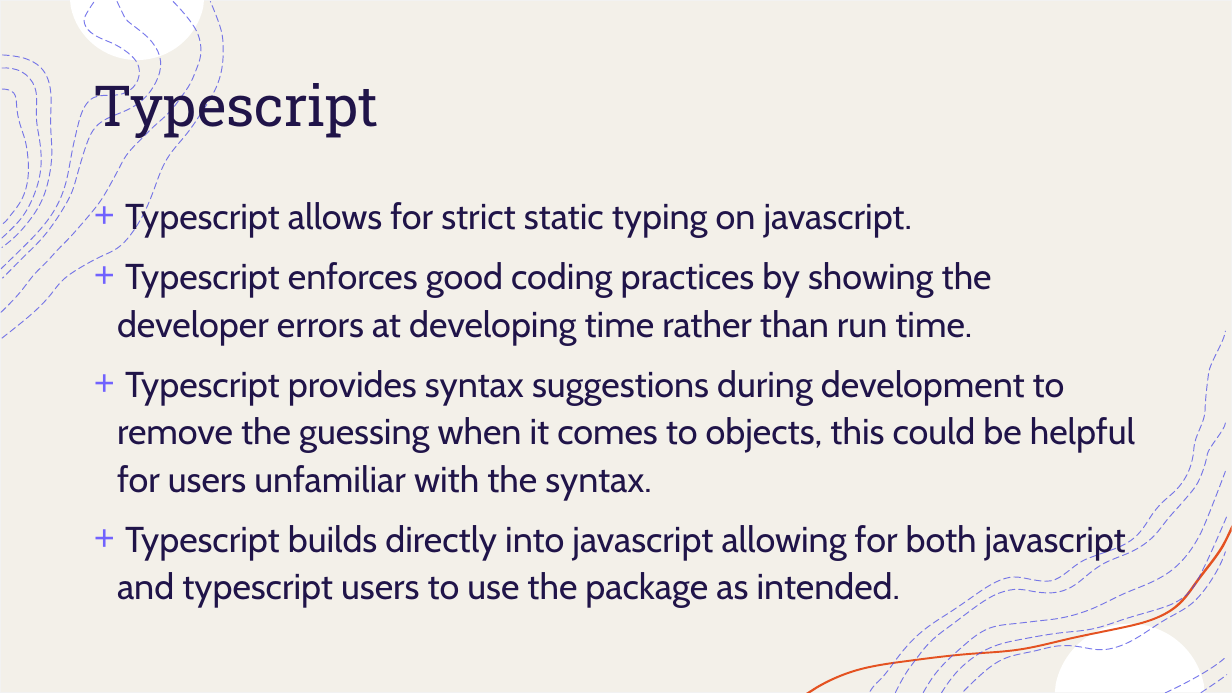
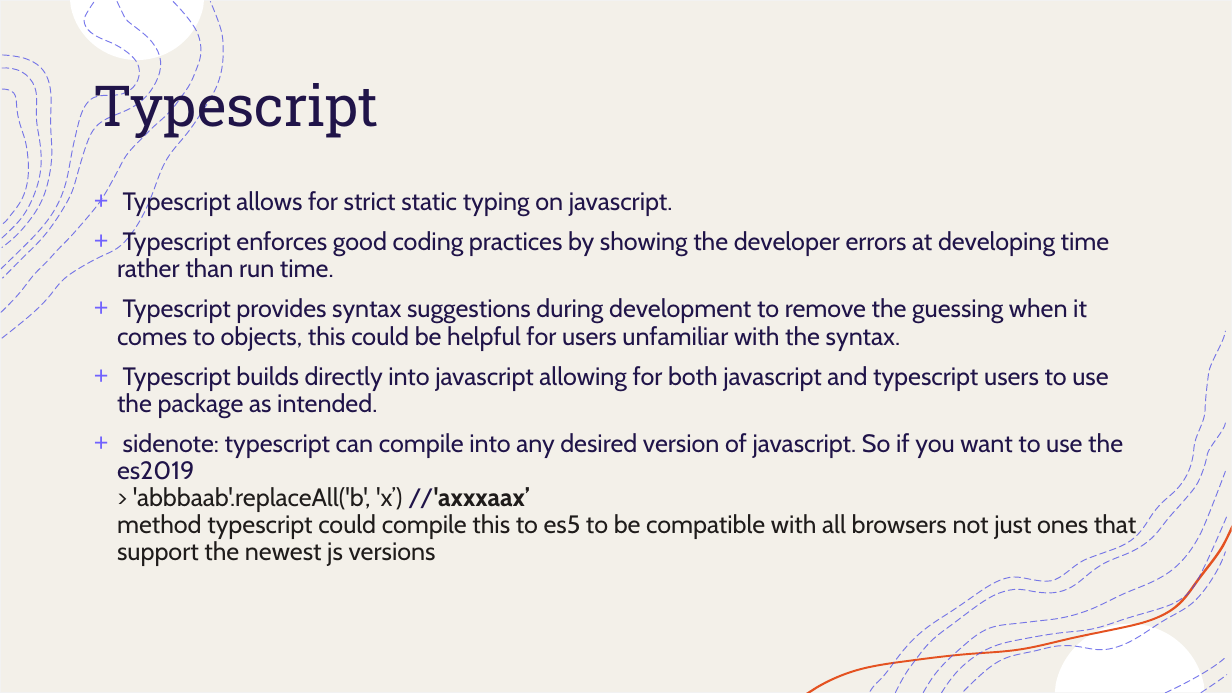
Before and after one commit to callummclu/dissertation, a slide deck: slide 5 of presentation/Week3_presentation.pptx. Drawn at 1232x693 pixels with LibreOffice and Linux fonts; fonts in the diff are those of the drawing. Boxes give left, top, right and bottom in pixels: in the first picture for what was removed or moved away, otherwise in the second. Text is boxed around its words. In the diff, an @@ line names an element or a change of style, - is before the commit and + after.

Commit message:
edited week_3 presentation and added basis for typescript examples

```diff
--- a/presentation/Week3_presentation.pptx
+++ b/presentation/Week3_presentation.pptx
@@ text at (117,191,1110,418): size 28 to 19.6 pt in "Typescript allows for strict static typing on ...", "Typescript enforces good coding practices by showing ...", "Typescript provides syntax suggestions during development to ...", "Typescript builds directly into javascript allowing for ..."; line spacing 1.1 to 0.9 @@
@@ text at (117,433,1136,566): paragraph added @@
++ sidenote: typescript can compile into any desired version of javascript. So if you want to use the es2019
+  > 'abbbaab'.replaceAll('b', 'x’) //'axxxaax’
+  method typescript could compile this to es5 to be compatible with all browsers not just ones that support the newest js versions
```
Also in this commit, not shown: 10 other files.
